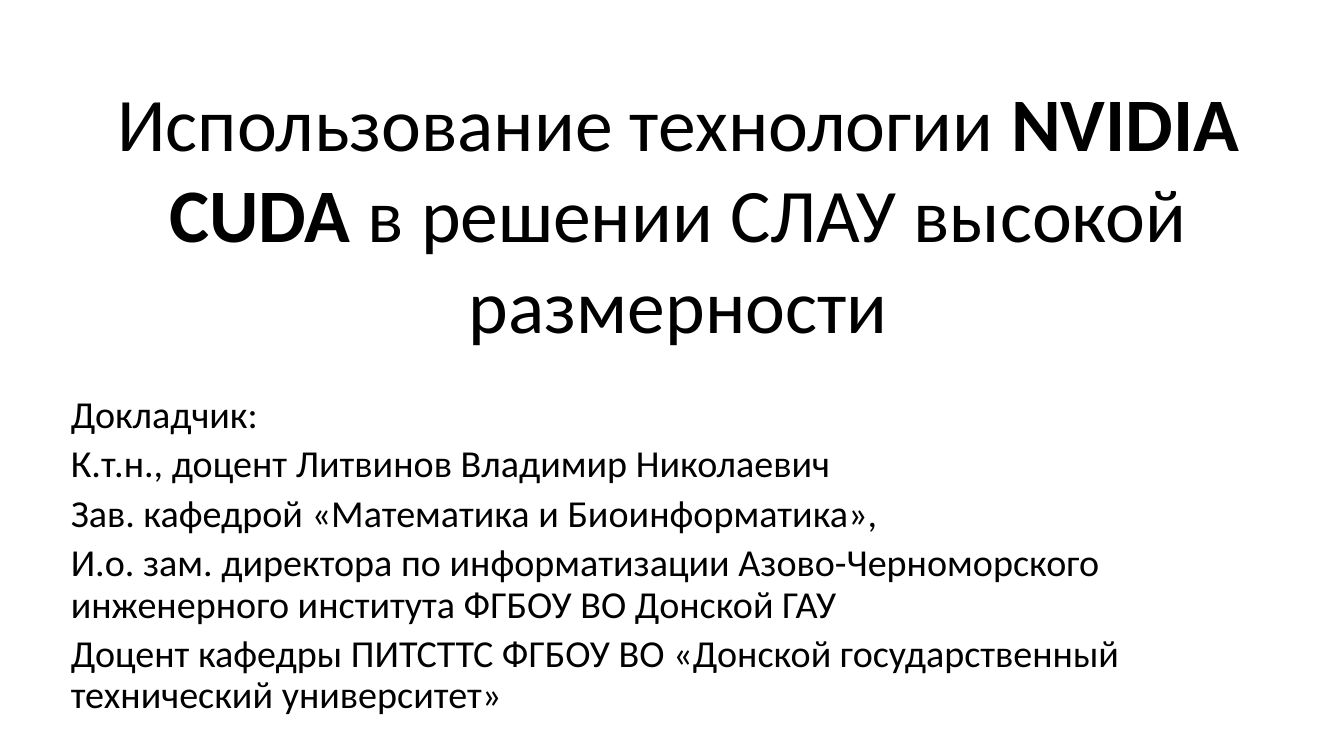
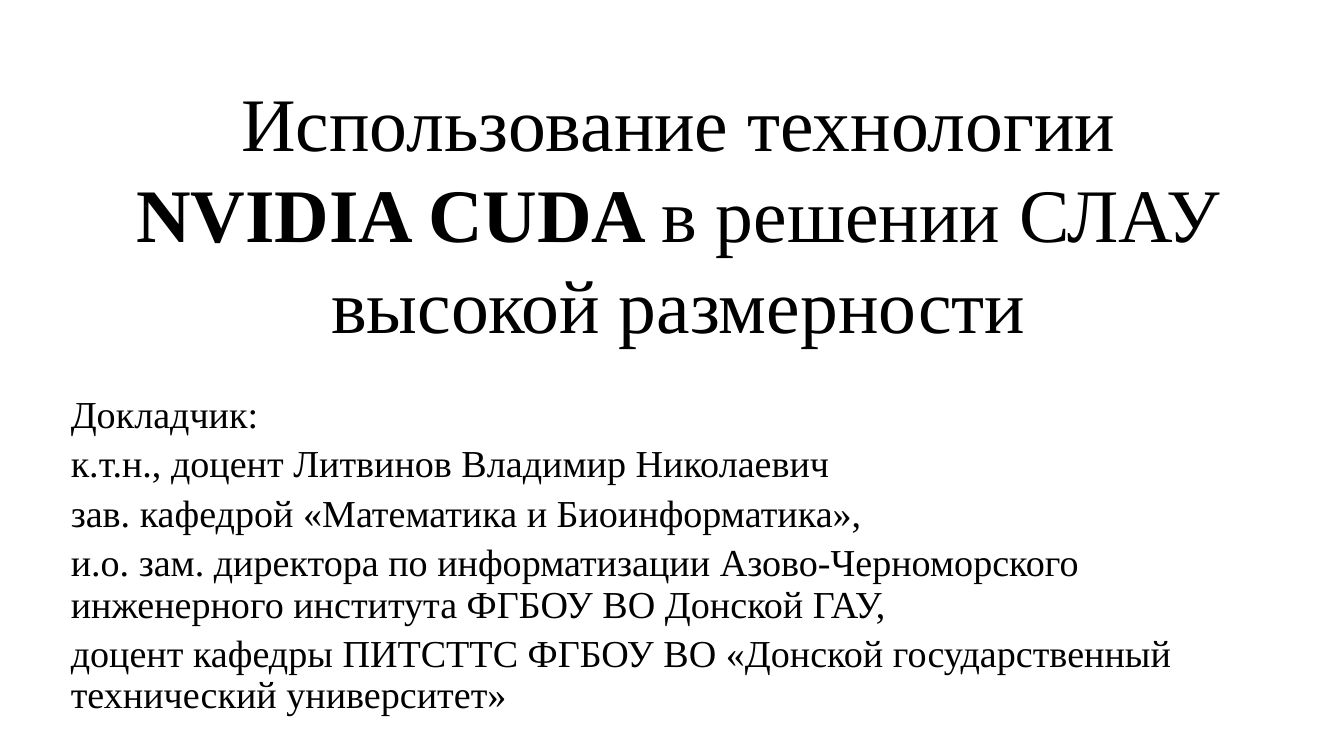
Before and after one commit to LitvinovVN/CudaLearning, a slide deck: slide 1 of _09_PtmConvTest/ptm conveyor.pptx. Drawn at 1344x756 pixels with LibreOffice and Linux fonts; fonts in the diff are those of the drawing. Boxes give left, top, right and bottom in pixels: in the first picture for what was removed or moved away, otherwise in the second. Text is boxed around its words. In the diff, an @@ line names an element or a change of style, - is before the commit and + after.

```diff
--- a/_09_PtmConvTest/ptm conveyor.pptx
+++ b/_09_PtmConvTest/ptm conveyor.pptx
@@ title "Использование технологии NVIDIA CUDA в ..." at (136, 101, 1220, 348): font Calibri to Times New Roman @@
@@ subtitle at (71, 403, 258, 435): font Calibri to Times New Roman in "Докладчик:" @@
@@ subtitle at (71, 452, 1171, 716): text changed; font Calibri to Times New Roman @@
-К.т.н., доцент Литвинов Владимир Николаевич
-Зав. кафедрой «Математика и Биоинформатика»,
-И.о. зам. директора по информатизации Азово-Черноморского инженерного института ФГБОУ ВО Донской ГАУ
-Доцент кафедры ПИТСТТС ФГБОУ ВО «Донской государственный технический университет»
+к.т.н., доцент Литвинов Владимир Николаевич
+зав. кафедрой «Математика и Биоинформатика»,
+и.о. зам. директора по информатизации Азово-Черноморского инженерного института ФГБОУ ВО Донской ГАУ,
+доцент кафедры ПИТСТТС ФГБОУ ВО «Донской государственный технический университет»
```
Also in this commit, not shown: 5 other slides changed, 2 slides added, 3 other files.
